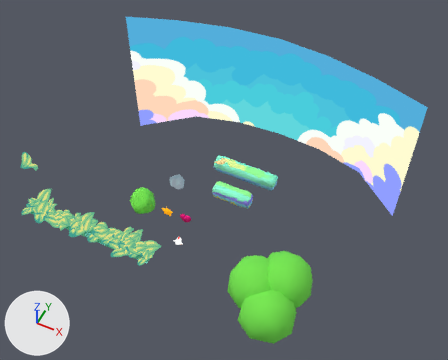
The glTF model public/assets/assets.gltf: old version first, new version second.
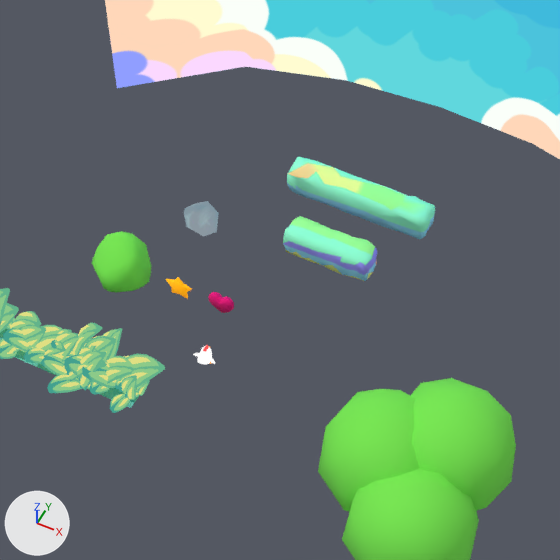
There are two pictures of each version: one whole from a camera (50 mm lens) standing at (12.17, -23.27, 34.75) and looking at (-0.37, 1.82, 3.39), one close up on the part from 20% to 74% of the width and 24% to 91% of the height. The axes (+X, +Y, +Z) are drawn at lower left. The lights are the same throughout. Where no turn or scale is listed for an object, it has been applied to the vertices. Vertices at the same position are counted once.

Objects in the first close-up: 'Background', 'Bush', 'Leaf.004', 'Leaf.037', 'Leaf.045', 'Leaf.046', 'Road3', 'Road5', 'Rock', 'TreeFoliage2'.
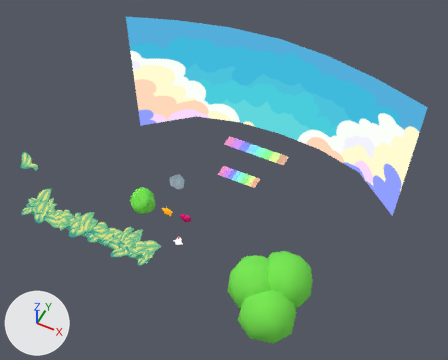
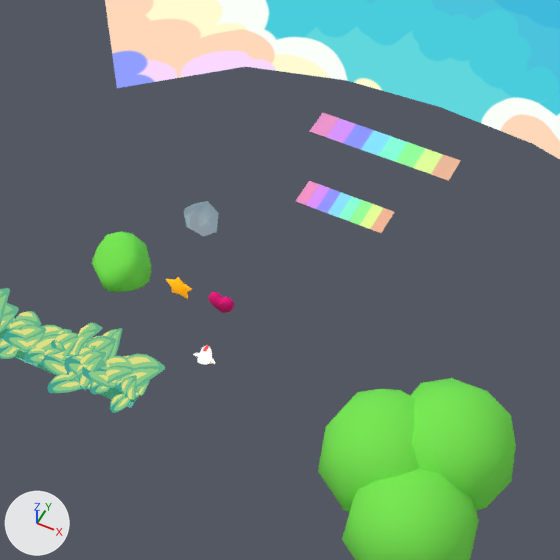
Location of each change, [x1, y1, x2, y2] in pixels of the close-ups (560 x 560 px):
```json
{"object": "Road5", "change": "reshaped, moved", "before": [287, 157, 435, 239], "after": [310, 113, 461, 181], "on screen": "17% shorter"}
{"object": "Road3", "change": "reshaped, moved", "before": [283, 216, 377, 281], "after": [296, 181, 394, 233], "on screen": "20% shorter"}
{"part": 1, "of": "me_cube_002", "change": "cut back", "before": [287, 157, 435, 239], "after": [310, 113, 461, 181]}
{"part": 3, "of": "me_cube", "change": "cut back", "before": [283, 216, 377, 281], "after": [296, 181, 394, 233]}
```

Scene script edits in JSON lines:
```json
{"block": "me_cube", "where": "# used by ob_road3; location = (-0.5, 3.5, 0.0)"}
{"op": "remove", "block": "me_cube", "code": "me_cube.from_pydata(...)  # 107 vertices, 210 faces; spans x -1.52..1.52, y -0.52..0.53, z -0.51..0.53"}
{"op": "add", "block": "me_cube", "code": "me_cube.from_pydata(...)  # 4 vertices, 2 faces; spans x -1.5..1.5, y -0.5..0.5, z 0.0"}
{"block": "me_cube", "change": "me_cube part 3: the whole mesh is rebuilt"}
{"block": "me_cube", "change": "me_cube part 4: the surface is now shaded flat"}
{"block": "me_cube_002", "where": "# used by ob_road5; location = (-0.6, 5.9, 0.0)"}
{"op": "remove", "block": "me_cube_002", "code": "me_cube_002.from_pydata(...)  # 102 vertices, 200 faces; spans x -2.52..2.53, y -0.53..0.52, z -0.51..0.52"}
{"op": "add", "block": "me_cube_002", "code": "me_cube_002.from_pydata(...)  # 4 vertices, 2 faces; spans x -2.5..2.5, y -0.5..0.5, z 0.0"}
{"block": "me_cube_002", "change": "me_cube_002 part 1: the whole mesh is rebuilt"}
{"block": "me_cube_002", "change": "me_cube_002 part 2: the surface is now shaded flat"}
{"op": "set", "path": "ob_road3.location", "old": "(-0.5, 3.5, 0.0)", "new": "(-0.5, 4.5, 1.0)"}
{"op": "set", "path": "ob_road5.location", "old": "(-0.6, 5.9, 0.0)", "new": "(-0.5, 7.5, 1.0)"}
```
